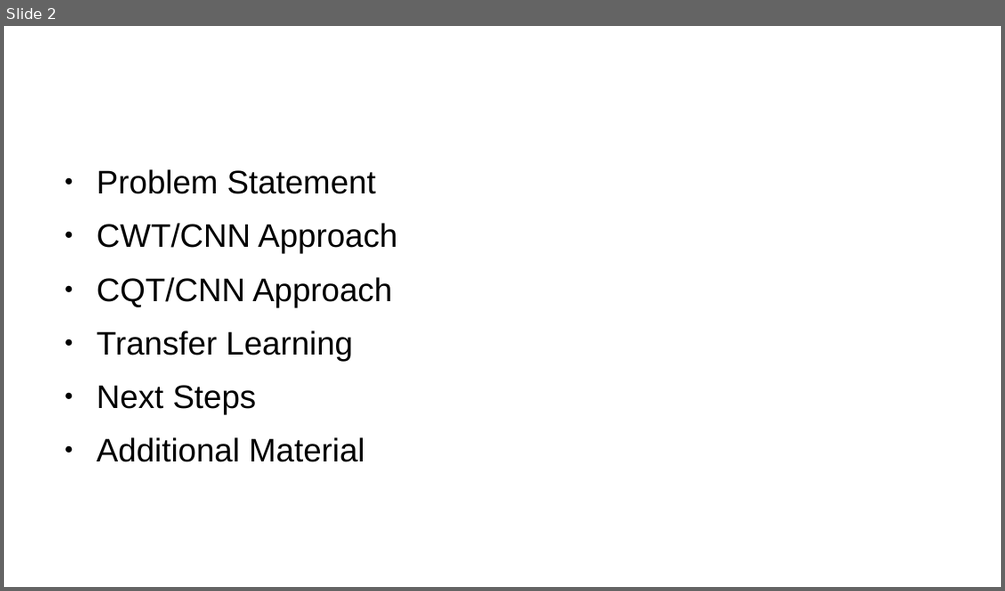
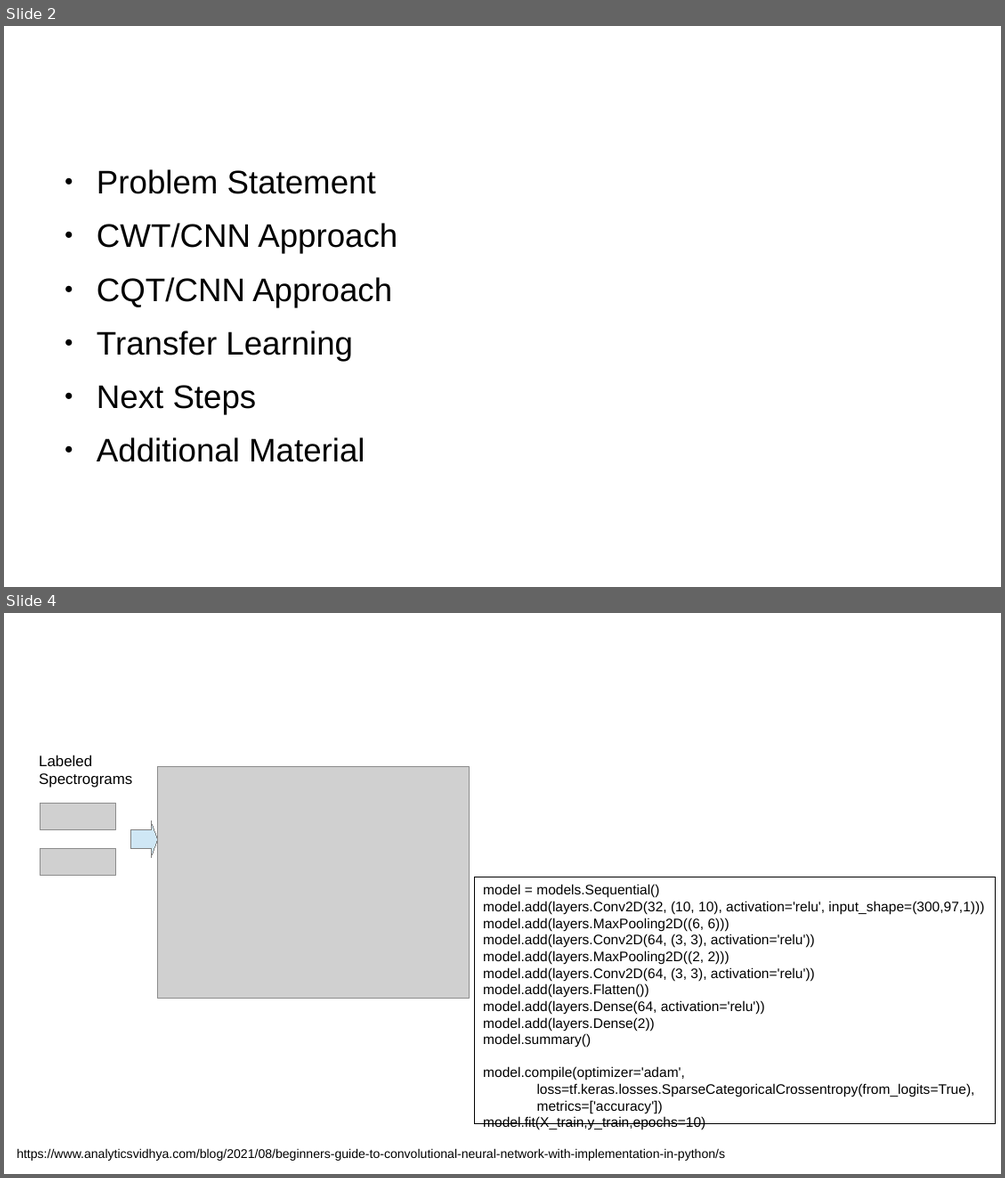
Before and after one commit to TomCasaletto/CMPE257, a slide deck: tom/gw.odp. Shown one above the other, each under a label of ours: slide 2 before the commit, slides 2 and 4 after it; the slides between them are not shown. The pictures are 1005x591 and 1005x1178 pixels, drawn with LibreOffice and Linux fonts; fonts in the diff are those of the drawing; grey boxes stand for pictures; background and template pictures are left out. Boxes give left, top, right and bottom in pixels: in the first picture for what was removed or moved away, otherwise in the second. Text is boxed around its words. In the diff, an @@ line names an element or a change of style, - is before the commit and + after.

```diff
--- a/tom/gw.odp
+++ b/tom/gw.odp
@@ slide 4 added at [4,613,1001,1174], background #FFFFFF @@
@@ title added at [54,634,748,727], 35.7 pt, text #FFFFFF @@
+Convolutional Neural Net
@@ text added at [39,755,132,787], 12 pt, text #000000 @@
+Labeled
+Spectrograms
@@ picture added at [158,767,469,998] @@
@@ picture added at [40,803,116,830] @@
@@ right arrow added at [130,821,158,857], fill #CFE7F5, outline #808080 0 pt @@
@@ picture added at [40,848,116,876] @@
@@ rectangle added at [474,877,995,1124], outline #000000 0 pt, 11 pt, text #000000 @@
+model = models.Sequential()
+model.add(layers.Conv2D(32, (10, 10), activation='relu', input_shape=(300,97,1)))
+model.add(layers.MaxPooling2D((6, 6)))
+model.add(layers.Conv2D(64, (3, 3), activation='relu'))
+model.add(layers.MaxPooling2D((2, 2)))
+model.add(layers.Conv2D(64, (3, 3), activation='relu'))
+model.add(layers.Flatten())
+model.add(layers.Dense(64, activation='relu'))
+model.add(layers.Dense(2))
+model.summary()
+model.compile(optimizer='adam',
+loss=tf.keras.losses.SparseCategoricalCrossentropy(from_logits=True),
+metrics=['accuracy'])
+model.fit(X_train,y_train,epochs=10)
@@ text added at [16,1148,725,1160], 10 pt, text #000000 @@
+https://www.analyticsvidhya.com/blog/2021/08/beginners-guide-to-convolutional-neural-network-with-implementation-in-python/s
```
Also in this commit, not shown: 1 slide changed, 2 other slides added, 2 other files.
